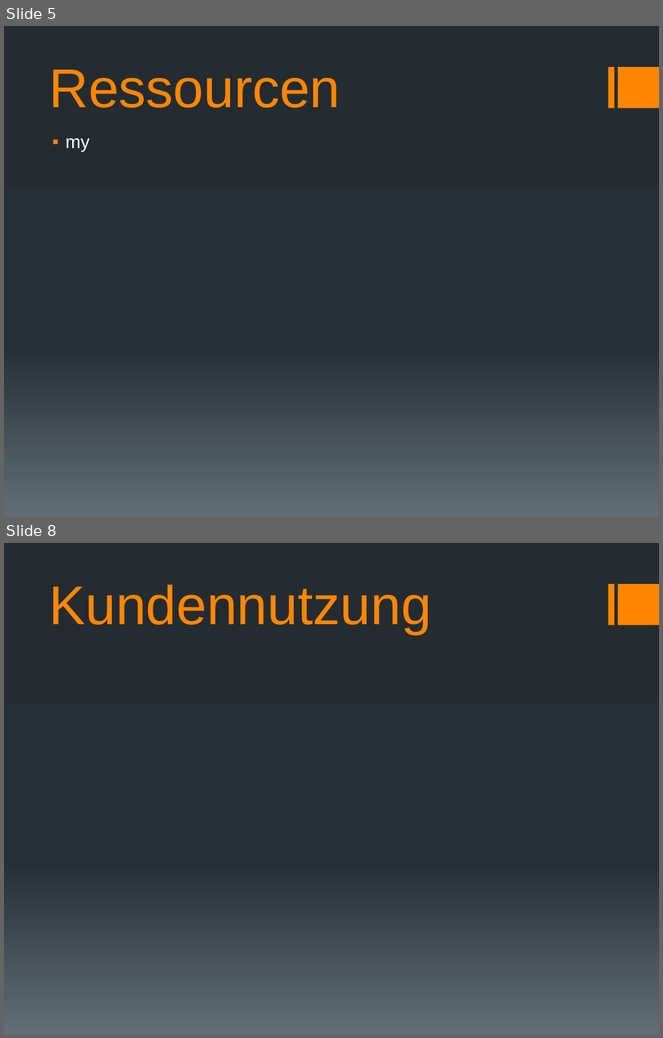
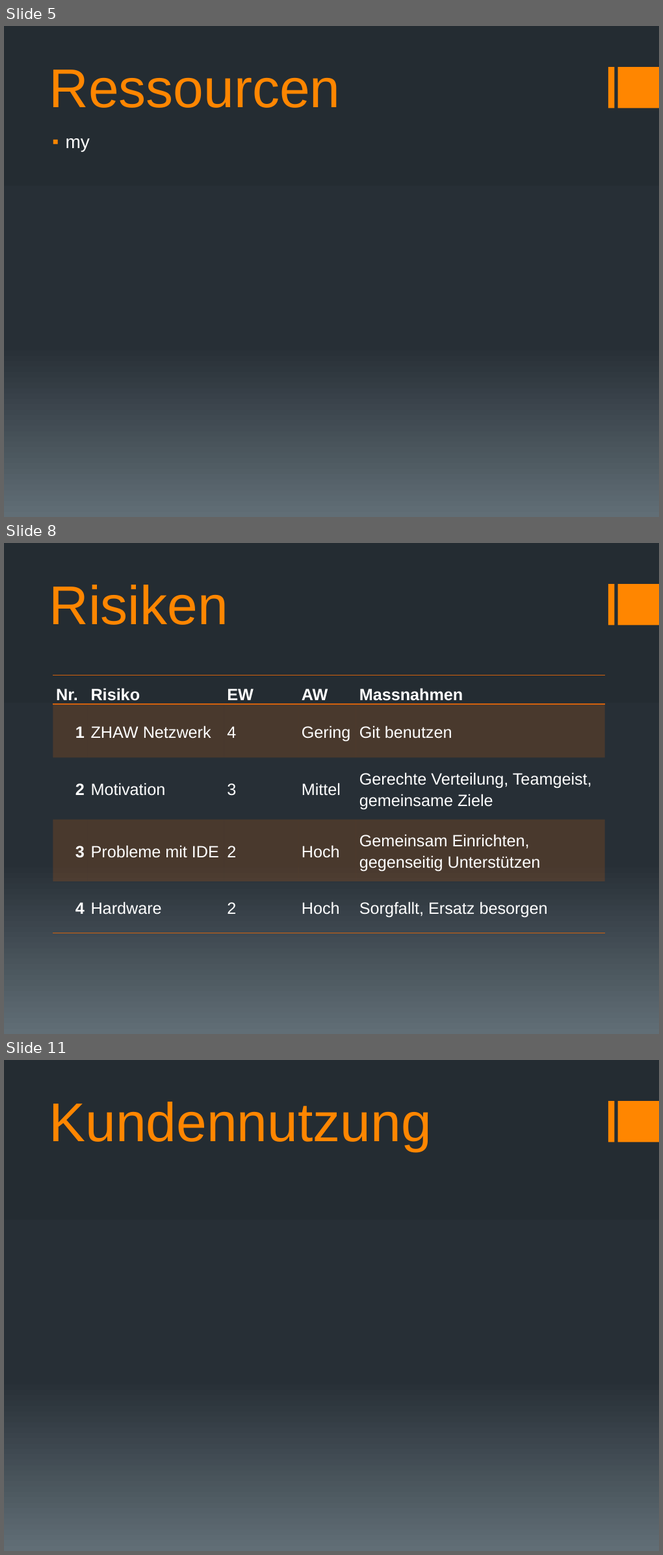
Before and after one commit to docker-apps/Docker, a slide deck: Documents/Projektskizze/Projektskizze_Präsentation_v1.pptx. Shown one above the other, each under a label of ours: slides 5 and 8 before the commit, slides 5, 8 and 11 after it; the slides between them are not shown. The pictures are 663x1038 and 663x1555 pixels, drawn with LibreOffice and Linux fonts; fonts in the diff are those of the drawing. Boxes give left, top, right and bottom in pixels: in the first picture for what was removed or moved away, otherwise in the second. Text is boxed around its words. In the diff, an @@ line names an element or a change of style, - is before the commit and + after.

```diff
--- a/Documents/Projektskizze/Projektskizze_Präsentation_v1.pptx
+++ b/Documents/Projektskizze/Projektskizze_Präsentation_v1.pptx
@@ slide 8 added at (4, 543, 659, 1034), background gradient #242C33 to #273037 to #636D76; not listed: 2 template elements that a slide beside it also shows @@
@@ title added at (49, 585, 228, 625), 60 pt, text #FF8600 @@
+Risiken
@@ table added at (53, 676, 605, 934), 5 rows, 5 columns @@
+Nr. | Risiko | EW | AW | Massnahmen
+1 | ZHAW Netzwerk | 4 | Gering | Git benutzen
+2 | Motivation | 3 | Mittel | Gerechte Verteilung, Teamgeist, gemeinsame Ziele
+3 | Probleme mit IDE | 2 | Hoch | Gemeinsam Einrichten, gegenseitig Unterstützen
+4 | Hardware | 2 | Hoch | Sorgfallt, Ersatz besorgen
@@ what was slide 8 is now slide 11 @@
```
Also in this commit, not shown: 4 other slides added, 2 slides removed, 3 other files.
